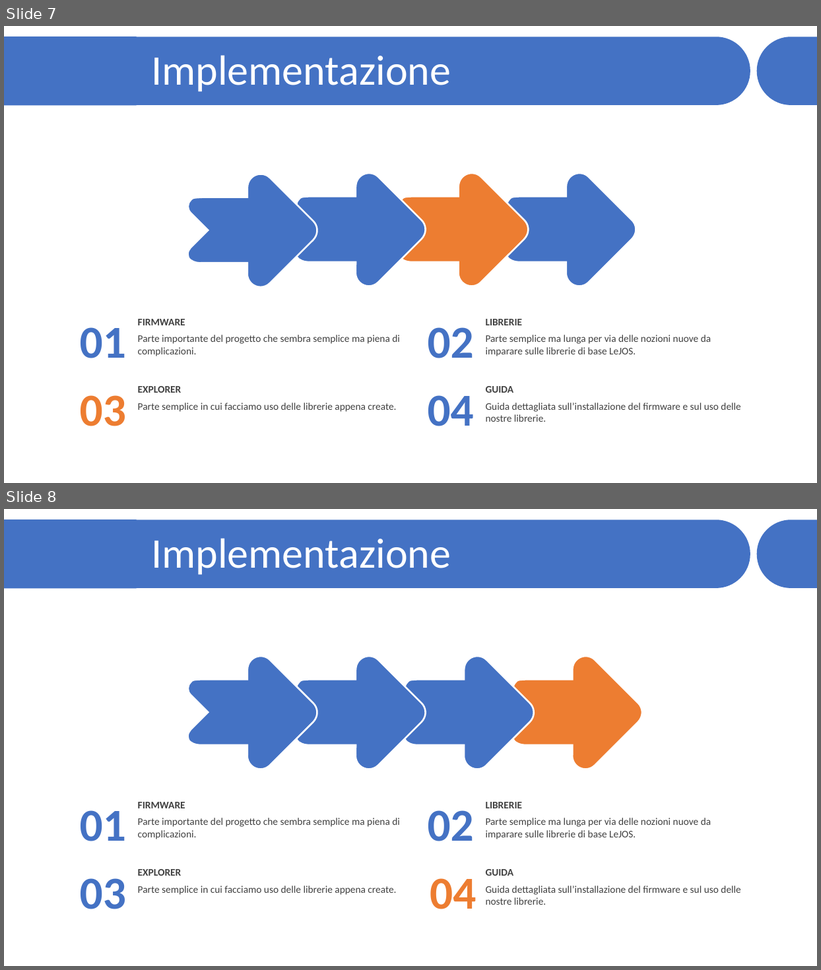
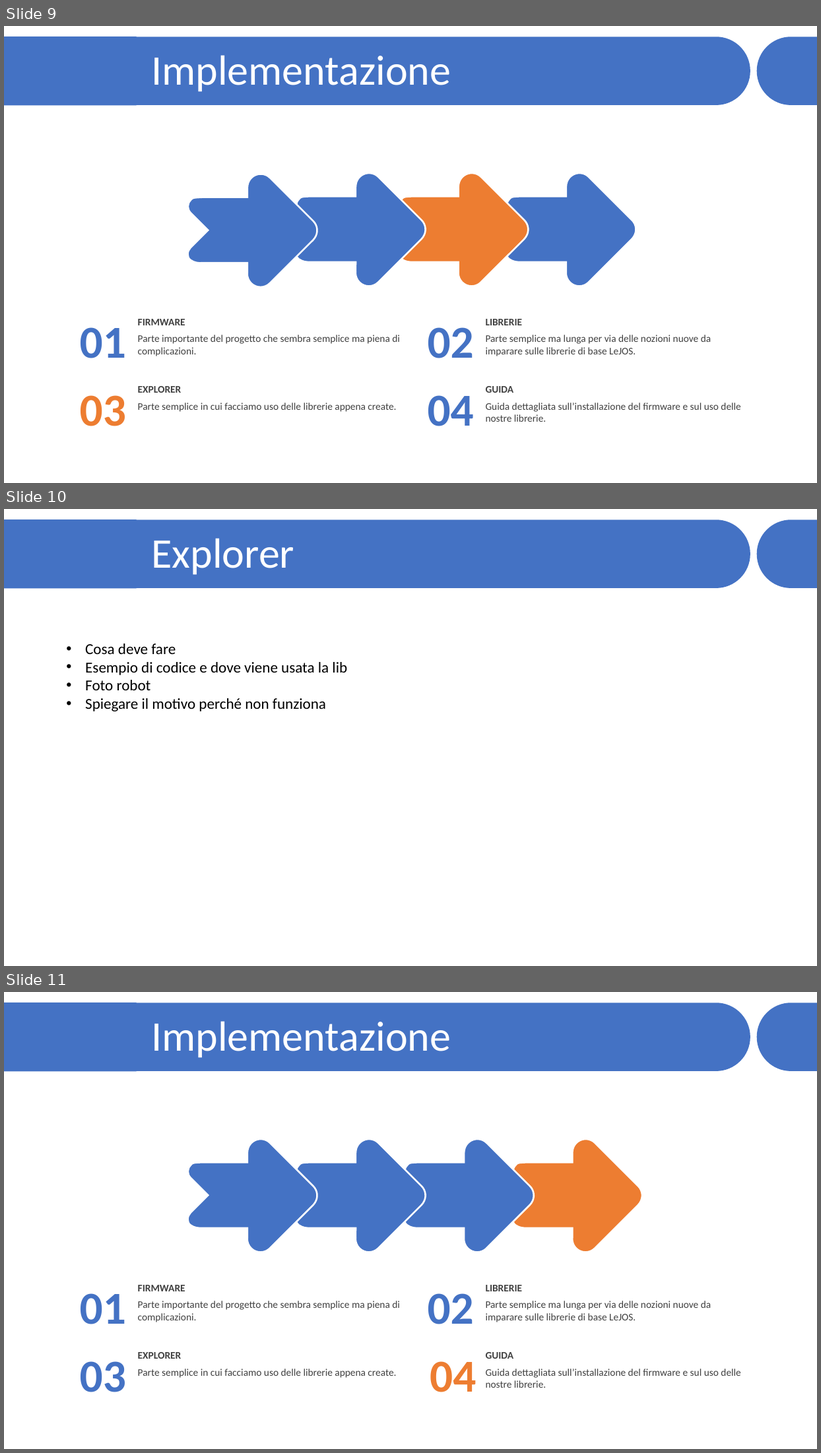
Before and after one commit to JariNaeser/Progetto2, a slide deck: presentazione/Presentazione - Näser Gübeli.pptx. Shown one above the other, each under a label of ours: slides 7 and 8 before the commit, slides 9, 10 and 11 after it. The pictures are 821x970 and 821x1453 pixels, drawn with LibreOffice and Linux fonts; fonts in the diff are those of the drawing. Boxes give left, top, right and bottom in pixels: in the first picture for what was removed or moved away, otherwise in the second. Text is boxed around its words. In the diff, an @@ line names an element or a change of style, - is before the commit and + after.

```diff
--- a/presentazione/Presentazione - Näser Gübeli.pptx
+++ b/presentazione/Presentazione - Näser Gübeli.pptx
@@ slide 10 added at [4,509,817,966], background #FFFFFF; not listed: 3 template elements that a slide beside it also shows @@
@@ rectangle added at [4,520,137,588], fill #4472C4 @@
@@ text added at [152,538,295,575], 50 pt, text #FFFFFF @@
+Explorer
@@ text added at [85,644,347,712], 18 pt, text #000000 @@
+• Cosa deve fare
+• Esempio di codice e dove viene usata la lib
+• Foto robot
+• Spiegare il motivo perché non funziona
@@ what was slide 7 is now slide 9 @@
@@ what was slide 8 is now slide 11 @@
```
Also in this commit, not shown: 4 slides changed, 5 other slides added, 2 slides removed.
